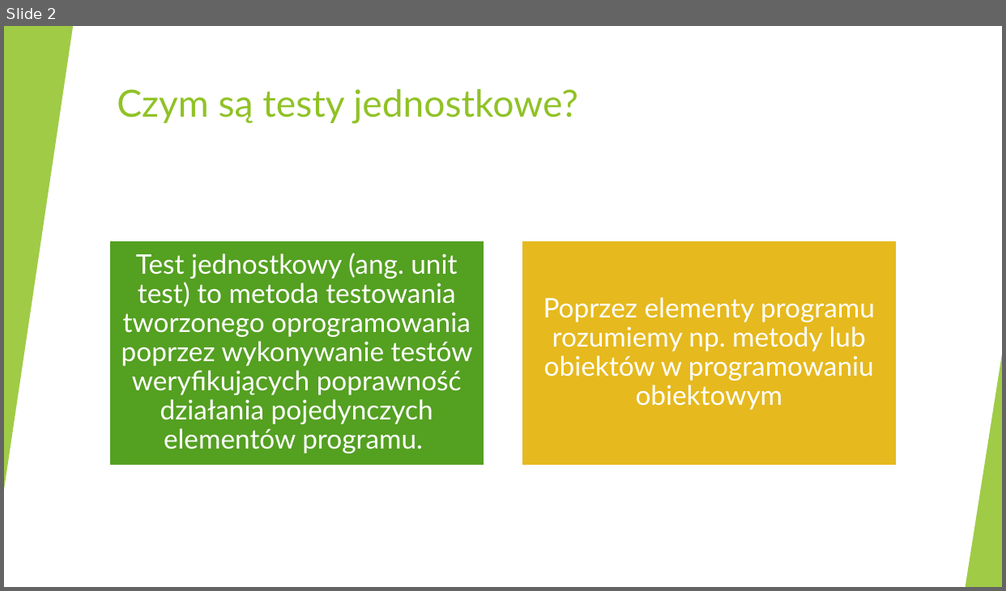
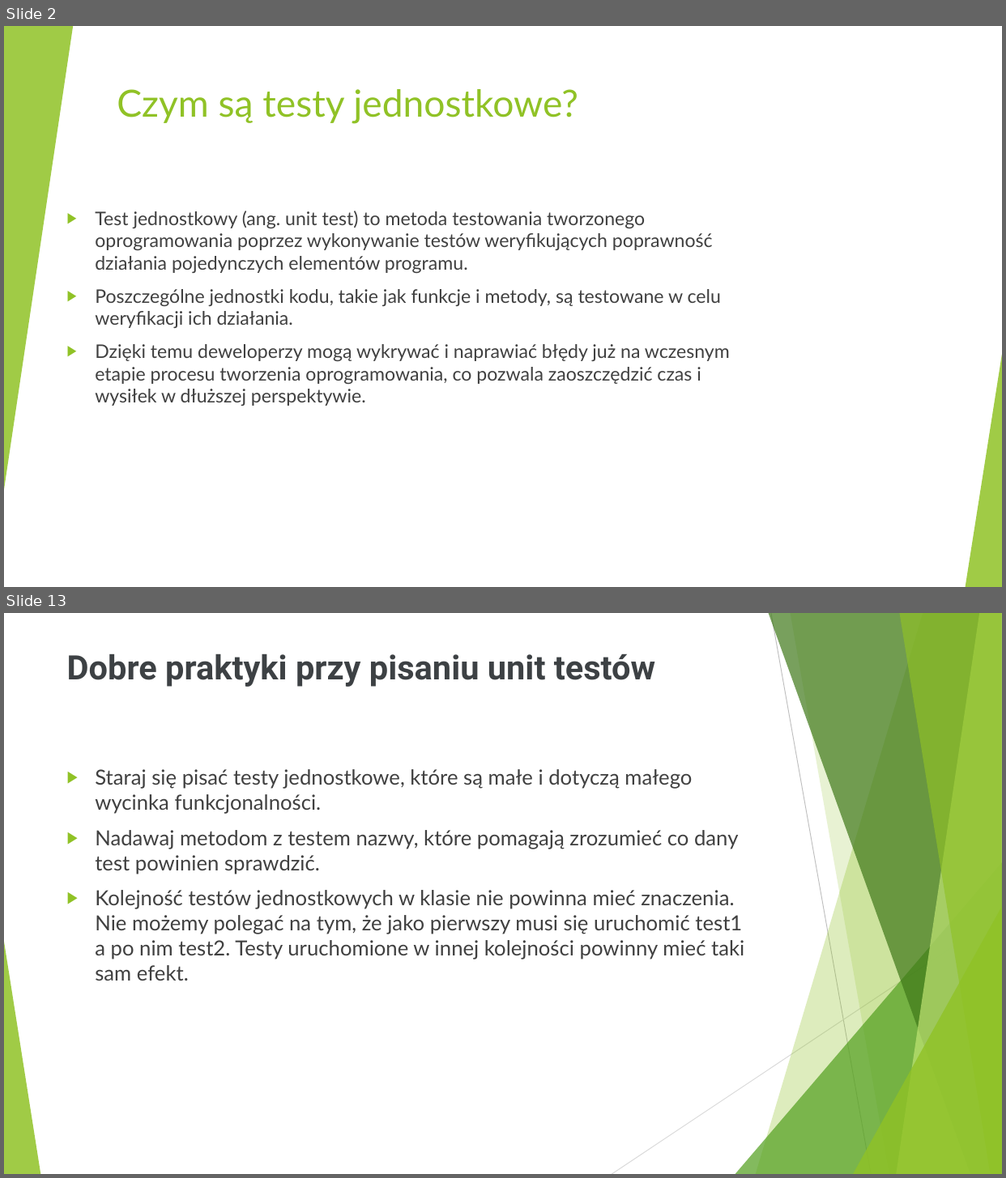
Before and after one commit to markow1997/AdvanceProgrammingTechniques_2223, a slide deck: KonradStepniak/Testy jednostkowe Konrad Stępniak.pptx. Shown one above the other, each under a label of ours: slide 2 before the commit, slides 2 and 13 after it; the slides between them are not shown. The pictures are 1006x591 and 1006x1178 pixels, drawn with LibreOffice and Linux fonts; fonts in the diff are those of the drawing. Boxes give left, top, right and bottom in pixels: in the first picture for what was removed or moved away, otherwise in the second. Text is boxed around its words. In the diff, an @@ line names an element or a change of style, - is before the commit and + after.

```diff
--- a/KonradStepniak/Testy jednostkowe Konrad Stępniak.pptx
+++ b/KonradStepniak/Testy jednostkowe Konrad Stępniak.pptx
@@ slide 13 added at (4, 613, 1002, 1174), background #FFFFFF; not listed: 10 template elements that a slide beside it also shows @@
@@ title added at (67, 654, 655, 687), 32.4 pt, text #3D4144, bold @@
+Dobre praktyki przy pisaniu unit testów
@@ text added at (95, 769, 744, 981), 20 pt, text #404040 @@
+▶ Staraj się pisać testy jednostkowe, które są małe i dotyczą małego wycinka funkcjonalności.
+▶ Nadawaj metodom z testem nazwy, które pomagają zrozumieć co dany test powinien sprawdzić.
+▶ Kolejność testów jednostkowych w klasie nie powinna mieć znaczenia. Nie możemy polegać na tym, że jako pierwszy musi się uruchomić test1 a po nim test2. Testy uruchomione w innej kolejności powinny mieć taki sam efekt.
@@ slide 2 changed as well @@
@@ text added at (95, 211, 730, 406), 18 pt, text #404040 @@
+▶ Test jednostkowy (ang. unit test) to metoda testowania tworzonego oprogramowania poprzez wykonywanie testów weryfikujących poprawność działania pojedynczych elementów programu.
+▶ Poszczególne jednostki kodu, takie jak funkcje i metody, są testowane w celu weryfikacji ich działania.
+▶ Dzięki temu deweloperzy mogą wykrywać i naprawiać błędy już na wczesnym etapie procesu tworzenia oprogramowania, co pozwala zaoszczędzić czas i wysiłek w dłuższej perspektywie.
@@ group removed at (109, 241, 897, 466): 2 rectangles, 2 texts @@
-Test jednostkowy (ang. unit test) to metoda testowania tworzonego oprogramowania poprzez wykonywanie testów weryfikujących poprawność działania pojedynczych elementów programu.
-Poprzez elementy programu rozumiemy np. metody lub obiektów w programowaniu obiektowym
```
Also in this commit, not shown: 3 other slides changed, 9 other slides added, 3 slides removed.
